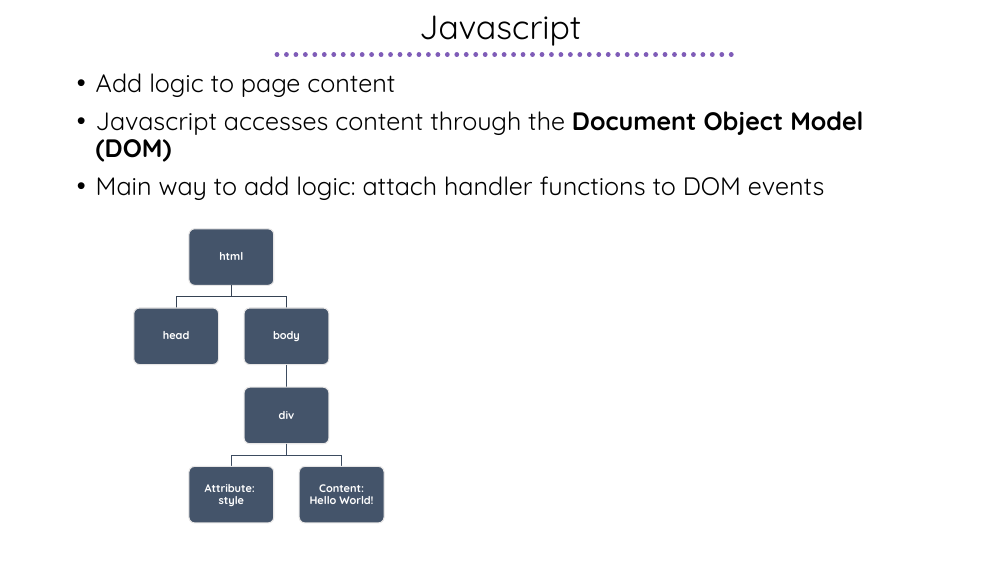
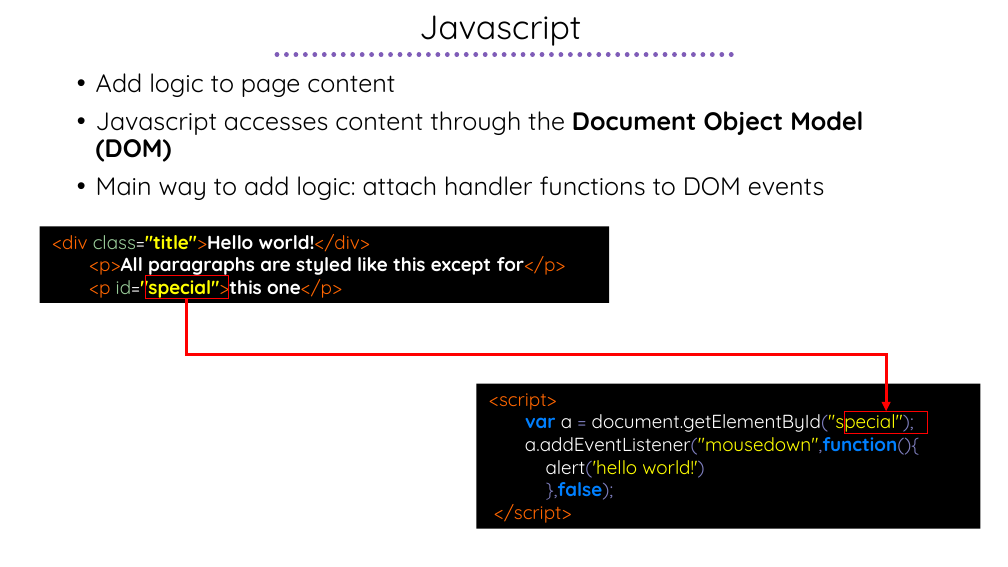
Before and after one commit to febret/intro2D3, a slide deck: slide 6 of Intro2D3.pptx. Drawn at 1008x567 pixels with LibreOffice and Linux fonts; fonts in the diff are those of the drawing. Boxes give left, top, right and bottom in pixels: in the first picture for what was removed or moved away, otherwise in the second. Text is boxed around its words. In the diff, an @@ line names an element or a change of style, - is before the commit and + after.

```diff
--- a/Intro2D3.pptx
+++ b/Intro2D3.pptx
@@ rectangle added at (39, 227, 609, 303), fill #000000, 18 pt, text #FFFFFF, bold @@
+<div class="title">Hello world!</div>
+<p>All paragraphs are styled like this except for</p>
+<p id="special">this one</p>
@@ rectangle added at (145, 276, 228, 299), outline #FF0000 1 pt @@
@@ elbow arrow added from (187, 299) to (886, 411), #FF0000 3 pt @@
@@ rectangle added at (476, 383, 981, 529), fill #000000, 18 pt, text #FFFFFF @@
+<script>
+var a = document.getElementById("special");
+a.addEventListener("mousedown",function(){
+alert('hello world!')
+},false);
+</script>
@@ rectangle added at (845, 411, 928, 434), outline #FF0000 1 pt @@
@@ group removed at (134, 229, 384, 523): 6 rounded rectangles, 6 texts, 5 freeform shapes @@
-html
-head
-body
-div
-Attribute: style
-Content: Hello World!
```
Also in this commit, not shown: 3 other slides changed, 4 slides added, 2 slides removed.
